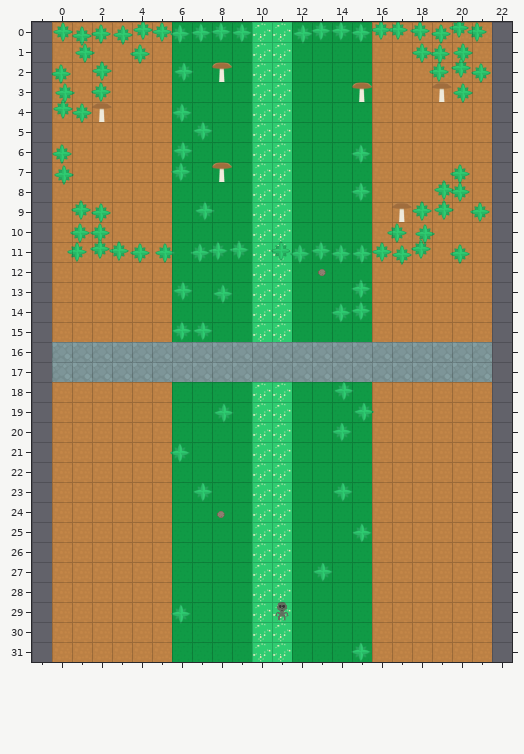
Tiled map -- assets/tilemaps/maps/peddarsWay.tmx. Above, as it was before the edit.
Cells are 35x35 px. Shown: x -1..22, y 0..31.
Once edited:
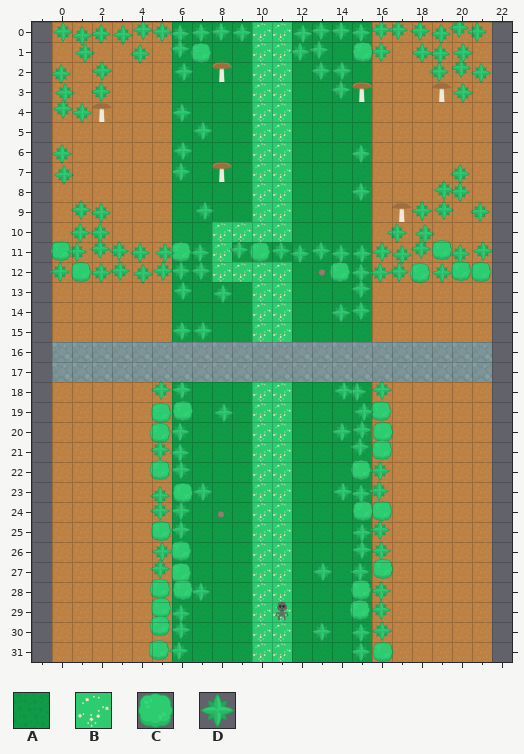
Key: from "tiles_spritesheet": A 2, B 5, C 62, D 63.
_ is an empty cell, # one hidden under a higher layer, . an unchanged one.
Objects are placed by their top-left corner, in cells (3,4 is the top-left corner of cell 3,4); size is 1x1 cell unless given.
The exact change:
--- layer "background"
@@ x 8..9 @@
-10 ##
-11 #.
-12 ##
+10 BB
+11 B.
+12 BB
--- layer "collision"
@@ x 8..11 @@
-10 AA..
-11 A.__
-12 AA..
+10 __..
+11 _.AA
+12 __..
--- layer "objects"
+D at 5.9,0.9
+D at 12.8,0.9
+D at 11.9,1
+C at 15,1
+D at 15.9,1
+C at 6.9,1.1
+D at 12.9,1.9
+D at 14,2
+D at 14,2.9
+C at 19,10.9
+C at 0,10.9
+D at 21.1,11
+C at 9.9,11
+C at 6,11
+C at 19.9,11.9
+D at 5.1,11.9
+D at 6,11.9
+D at 6.9,11.9
+D at 2.9,12
+C at 1,12
+C at 21,12
+C at 13.9,12
+D at -0.1,12
+D at 16.8,12
+D at 14.9,12
+D at 15.9,12
+C at 17.9,12.1
+D at 1.9,12.1
+D at 19,12.1
+D at 4,12.1
+D at 16,17.9
+D at 5,17.9
+D at 6,17.9
+D at 14.8,18
+C at 6,19
+C at 16,19
+C at 5,19
+D at 15,19.9
+D at 5.9,20
+C at 16,20
+C at 4.9,20.1
+D at 14.9,20.8
+D at 4.9,20.9
+C at 16,20.9
+C at 4.9,21.9
+D at 5.9,21.9
+C at 15,21.9
+D at 15.9,21.9
+D at 15.9,22.9
+C at 6,23
+D at 14.9,23.1
+D at 4.9,23.2
+C at 16,23.9
+C at 15,23.9
+D at 5.9,24
+D at 4.9,24
+D at 15.9,24.9
+D at 5.9,24.9
+C at 4.9,25
+D at 15,25.9
+C at 6,25.9
+D at 16,25.9
+D at 5,26
+D at 4.9,26.8
+C at 16,26.9
+D at 14.9,27
+C at 6,27
+C at 4.9,27.9
+C at 6,27.9
+C at 15,27.9
+D at 15.9,27.9
+D at 7,28
+C at 5,28.8
+C at 14.9,28.9
+D at 16,28.9
+C at 4.9,29.7
+D at 6,29.9
+D at 16,30
+D at 13,30
+D at 15,30
+C at 4.9,30.9
+D at 5.9,31
+C at 16.1,31
-D at 7.8,10.9
